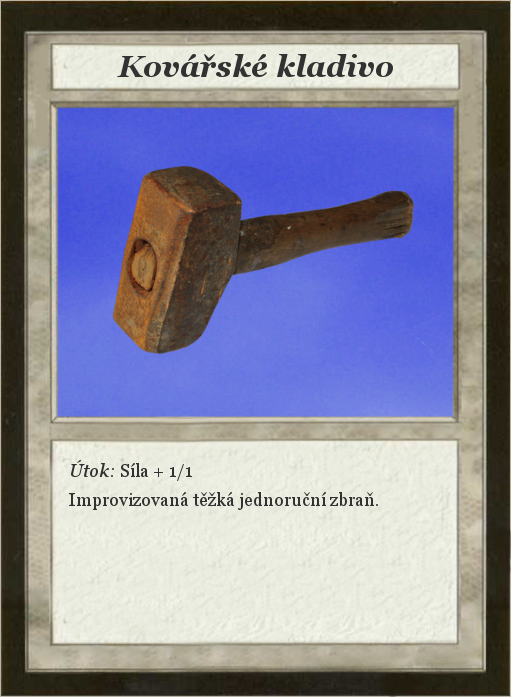
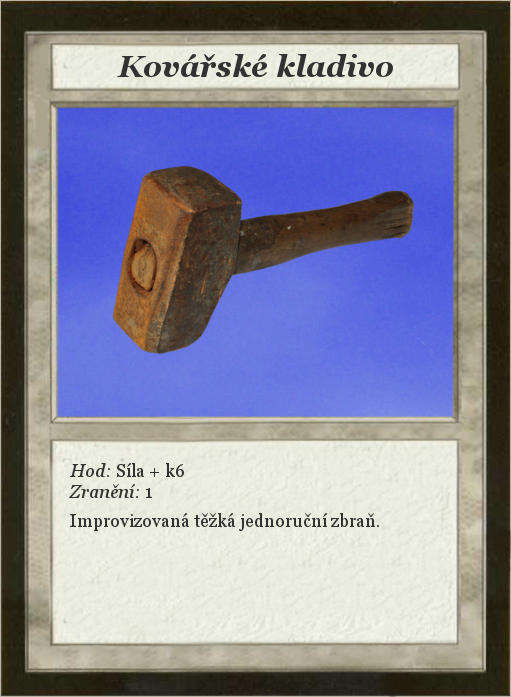
Layers edited between the first and the second (511, 697) image:
renamed "Útok: Síla + 1/1 ..." to "Hod: Síla + k6 ...", painted on it over [69, 460, 379, 531]
